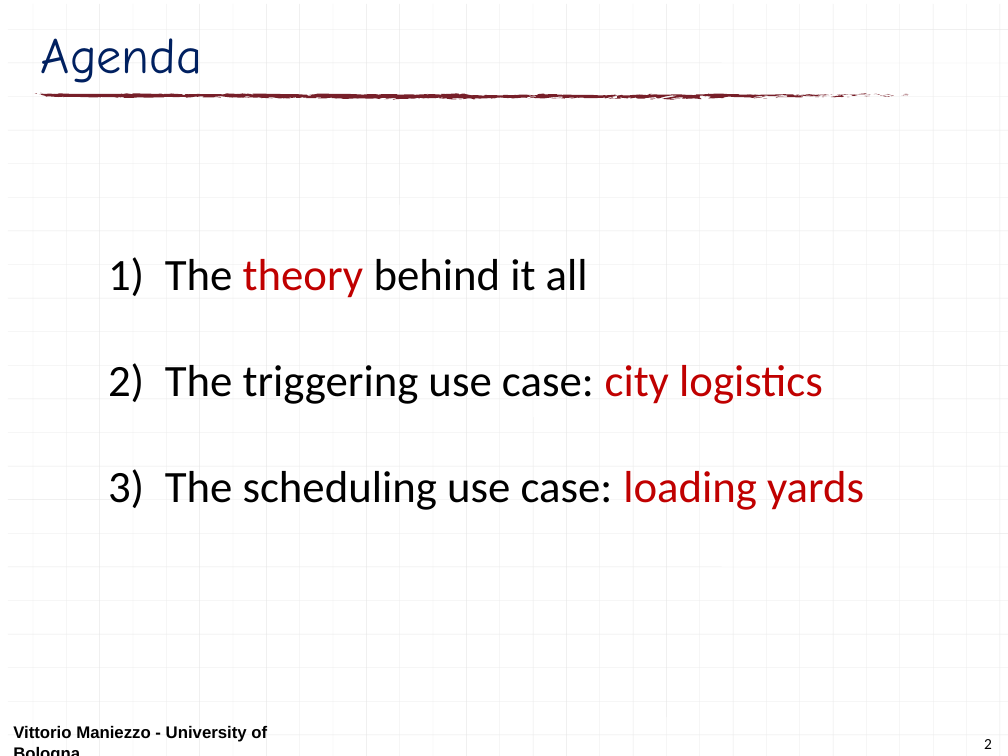
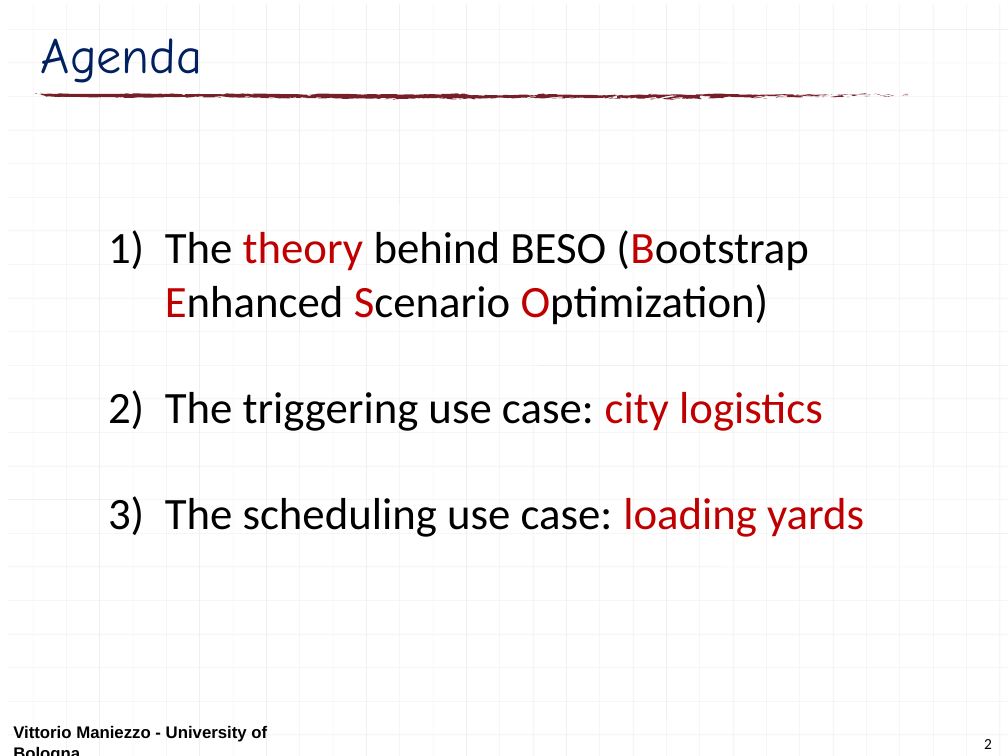
Before and after one commit to maniezzo/GDOforecast, a slide deck: slide 2 of doc/Schedulingseminar/schedulingSeminarXdock.pptx. Drawn at 1008x756 pixels with LibreOffice and Linux fonts; fonts in the diff are those of the drawing. Boxes give left, top, right and bottom in pixels: in the first picture for what was removed or moved away, otherwise in the second. Text is boxed around its words. In the diff, an @@ line names an element or a change of style, - is before the commit and + after.

```diff
--- a/doc/Schedulingseminar/schedulingSeminarXdock.pptx
+++ b/doc/Schedulingseminar/schedulingSeminarXdock.pptx
@@ text at (165,230,808,325): text changed @@
-1) The theory behind it all
+1) The theory behind BESO (Bootstrap Enhanced Scenario Optimization)
```
Also in this commit, not shown: 14 other slides changed, 2 slides removed, 1 other file.
